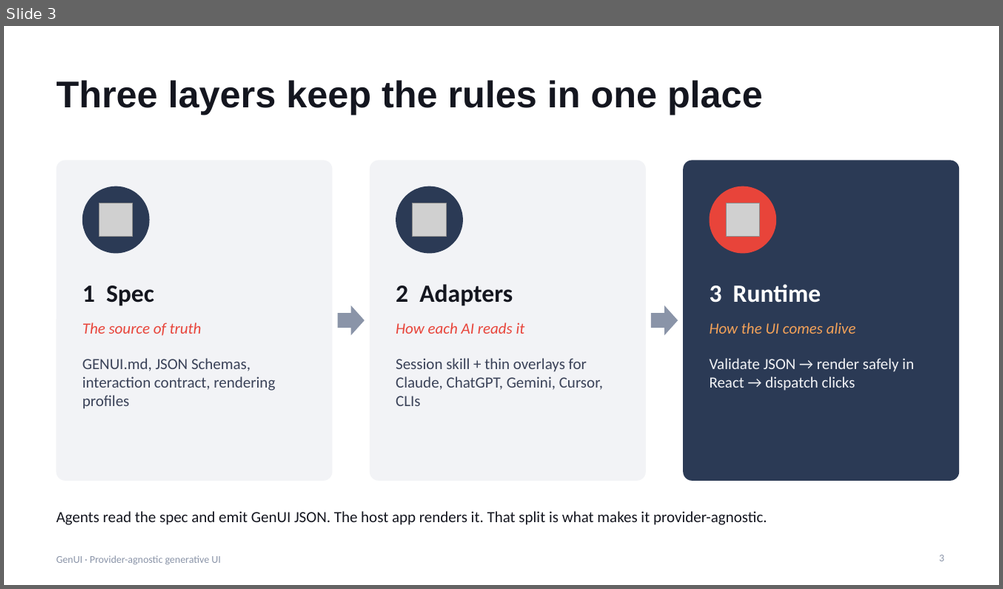
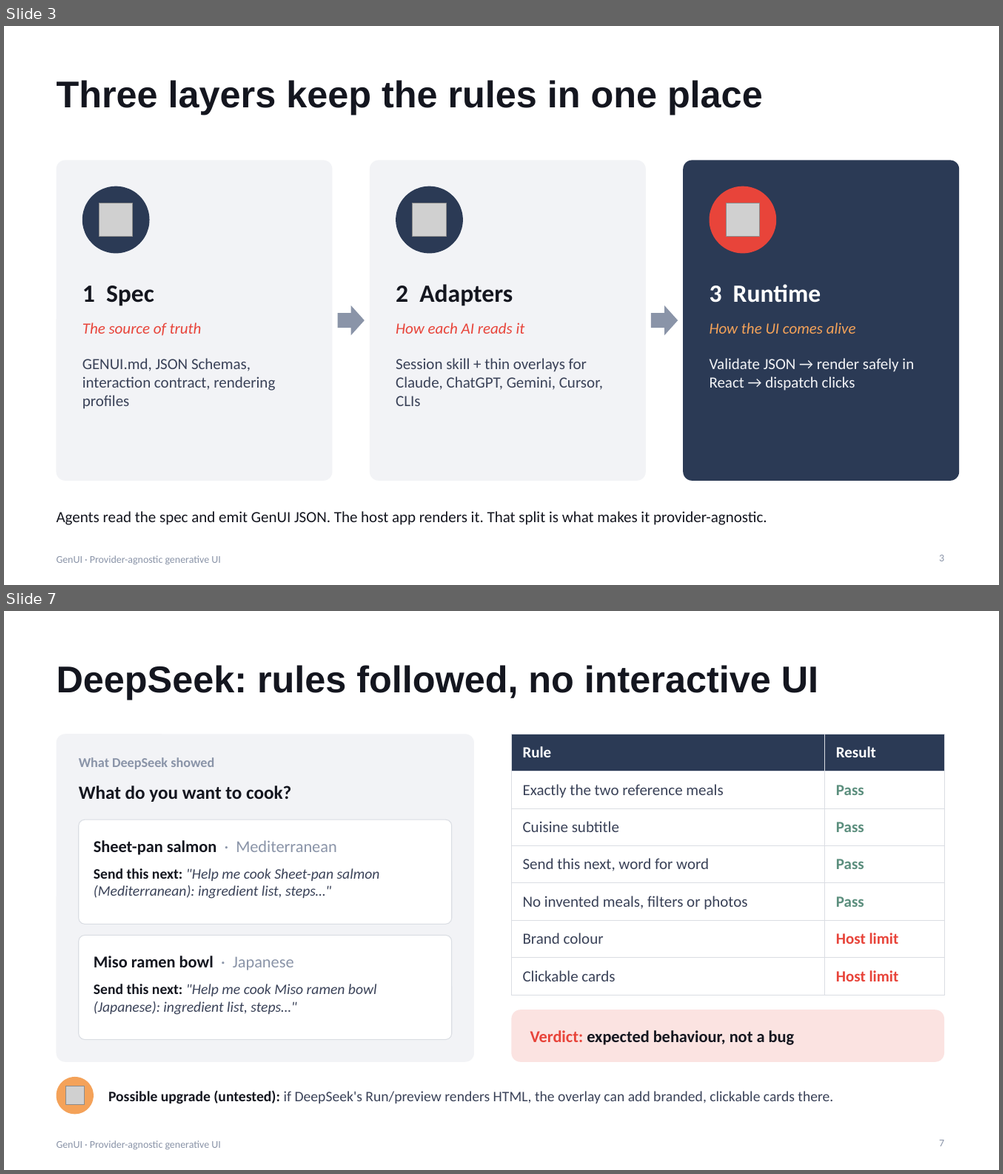
Before and after one commit to noahtan917/gen-ui, a slide deck: docs/GenUI-Presentation.pptx. Shown one above the other, each under a label of ours: slide 3 before the commit, slides 3 and 7 after it; the slides between them are not shown. The pictures are 1003x589 and 1003x1174 pixels, drawn with LibreOffice and Linux fonts; fonts in the diff are those of the drawing; grey boxes stand for pictures. Boxes give left, top, right and bottom in pixels: in the first picture for what was removed or moved away, otherwise in the second. Text is boxed around its words. In the diff, an @@ line names an element or a change of style, - is before the commit and + after.

Commit message:
Update presentation slides to reflect findings from manual testing of GenUI across various chat hosts. Enhance documentation with detailed observations on installation issues, UI rendering limitations, and interaction semantics. Revise slide titles and content for clarity, ensuring accurate representation of capabilities and constraints for each provider. Include new insights on the persistent Claude Skill and the necessity of raw URL installs for optimal functionality.

```diff
--- a/docs/GenUI-Presentation.pptx
+++ b/docs/GenUI-Presentation.pptx
@@ slide 7 added at (x1=4, y1=611, x2=999, y2=1170), background #FFFFFF; not listed: 1 template element that a slide beside it also shows @@
@@ title added at (x1=57, y1=665, x2=818, y2=700), 36 pt, text #14161F, bold @@
+DeepSeek: rules followed, no interactive UI
@@ rounded rectangle added at (x1=57, y1=734, x2=474, y2=1062), fill #F2F3F6 @@
@@ table added at (x1=512, y1=734, x2=944, y2=985), 7 rows, 2 columns @@
+Rule | Result
+Exactly the two reference meals | Pass
+Cuisine subtitle | Pass
+Send this next, word for word | Pass
+No invented meals, filters or photos | Pass
+Brand colour | Host limit
+Clickable cards | Host limit
@@ text added at (x1=79, y1=758, x2=214, y2=769), 13 pt, text #8A94A8, bold @@
+What DeepSeek showed
@@ text added at (x1=79, y1=786, x2=291, y2=802), 18 pt, text #14161F, bold @@
+What do you want to cook?
@@ rounded rectangle added at (x1=79, y1=820, x2=452, y2=924), fill #FFFFFF, outline #DADDE3 0.75 pt @@
@@ text added at (x1=94, y1=840, x2=336, y2=855), 16 pt, text #14161F, bold @@
+Sheet-pan salmon · Mediterranean
@@ text added at (x1=94, y1=869, x2=380, y2=899), 14 pt, text #3A4258, italic @@
+Send this next: "Help me cook Sheet-pan salmon (Mediterranean): ingredient list, steps…"
@@ rounded rectangle added at (x1=79, y1=936, x2=452, y2=1040), fill #FFFFFF, outline #DADDE3 0.75 pt @@
@@ text added at (x1=94, y1=956, x2=294, y2=971), 16 pt, text #14161F, bold @@
+Miso ramen bowl · Japanese
@@ text added at (x1=94, y1=984, x2=377, y2=1015), 14 pt, text #3A4258, italic @@
+Send this next: "Help me cook Miso ramen bowl (Japanese): ingredient list, steps…"
@@ rounded rectangle added at (x1=512, y1=1010, x2=944, y2=1062), fill #FBE3E1 @@
@@ text added at (x1=530, y1=1031, x2=794, y2=1045), 16 pt, text #14161F, bold @@
+Verdict: expected behaviour, not a bug
@@ ellipse added at (x1=57, y1=1077, x2=94, y2=1115), fill #F4A259 @@
@@ picture added at (x1=65, y1=1087, x2=84, y2=1105) @@
@@ text added at (x1=108, y1=1091, x2=833, y2=1105), 14 pt, text #3A4258 @@
+Possible upgrade (untested): if DeepSeek's Run/preview renders HTML, the overlay can add branded, clickable cards there.
@@ page number added at (x1=939, y1=1140, x2=944, y2=1147), 10 pt, text #8A94A8 @@
+7
```
Also in this commit, not shown: 4 slides changed, 3 other slides added, 2 slides removed, 1 other file.
